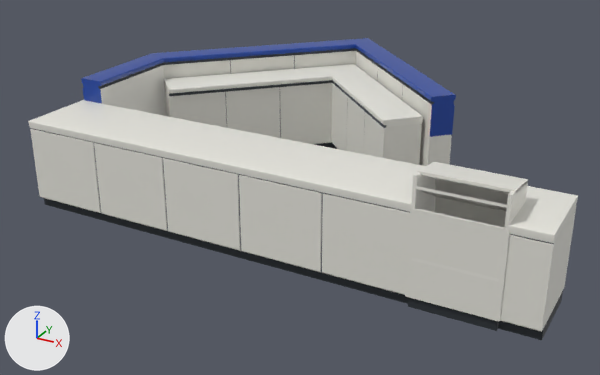
What one commit did to the Blender file tools/models/exit-return-counter.blend.
One viewpoint serves both versions: a 50 mm lens placed at (10.67, -16.89, 10.97), pointed at (-1.02, 4.38, 0.34). The axes (+X, +Y, +Z) are drawn at lower left. The lights are the same throughout. The older version comes first.

In view in the first picture: 'Blue customer-side enclosure', 'Lower white inner sorting shelf', 'Quick return receiver front panel', 'Quick return receiver hood', 'Quick return receiver right cheek', 'Receiver cabinet back', 'Receiver cabinet plinth', 'Sloping quick-return ramp', 'White surface ahead of receiver', 'White window worktop left', 'White window worktop right' and 2 more.
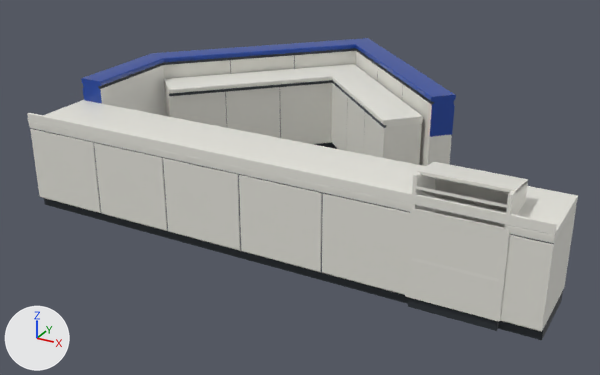
What differs and where, as boxes [x1, y1, x2, y2] in the pictures (600 x 375 px):
'White window backsplash left', added
    after: [27, 113, 412, 204]
'White window backsplash receiver', added
    after: [415, 194, 506, 224]
'White window backsplash right', added
    after: [509, 214, 557, 235]

The change, as a diff of the scene's bpy script:
```diff
--- a/tools/models/exit-return-counter.blend.py
+++ b/tools/models/exit-return-counter.blend.py
@@ me_white_window_backsplash_right @@
+me_white_window_backsplash_right.from_pydata(...)  # 32 vertices, 18 faces; spans x 6.75..7.75, y -0.18..-0.1, z 2.82..3.07
+me_white_window_backsplash_right.materials.append(mat_counterworktop)  # white #eae8e1
@@ me_white_window_backsplash_receiver @@
+me_white_window_backsplash_receiver.from_pydata(...)  # 32 vertices, 18 faces; spans x 4.54..6.66, y -0.18..-0.1, z 2.82..3.07
+me_white_window_backsplash_receiver.materials.append(mat_counterworktop)  # white #eae8e1
@@ me_white_window_backsplash_left @@
+me_white_window_backsplash_left.from_pydata(...)  # 32 vertices, 18 faces; spans x -7.75..4.45, y -0.18..-0.1, z 2.82..3.07
+me_white_window_backsplash_left.materials.append(mat_counterworktop)  # white #eae8e1
@@ ob_white_window_backsplash_right @@
+ob_white_window_backsplash_right = bpy.data.objects.new('White window backsplash right', me_white_window_backsplash_right)
+ob_white_window_backsplash_right.location = (0.0, 0.0, 0.0)
@@ ob_white_window_backsplash_receiver @@
+ob_white_window_backsplash_receiver = bpy.data.objects.new('White window backsplash receiver', me_white_window_backsplash_receiver)
+ob_white_window_backsplash_receiver.location = (0.0, 0.0, 0.0)
@@ ob_white_window_backsplash_left @@
+ob_white_window_backsplash_left = bpy.data.objects.new('White window backsplash left', me_white_window_backsplash_left)
+ob_white_window_backsplash_left.location = (0.0, 0.0, 0.0)
```
